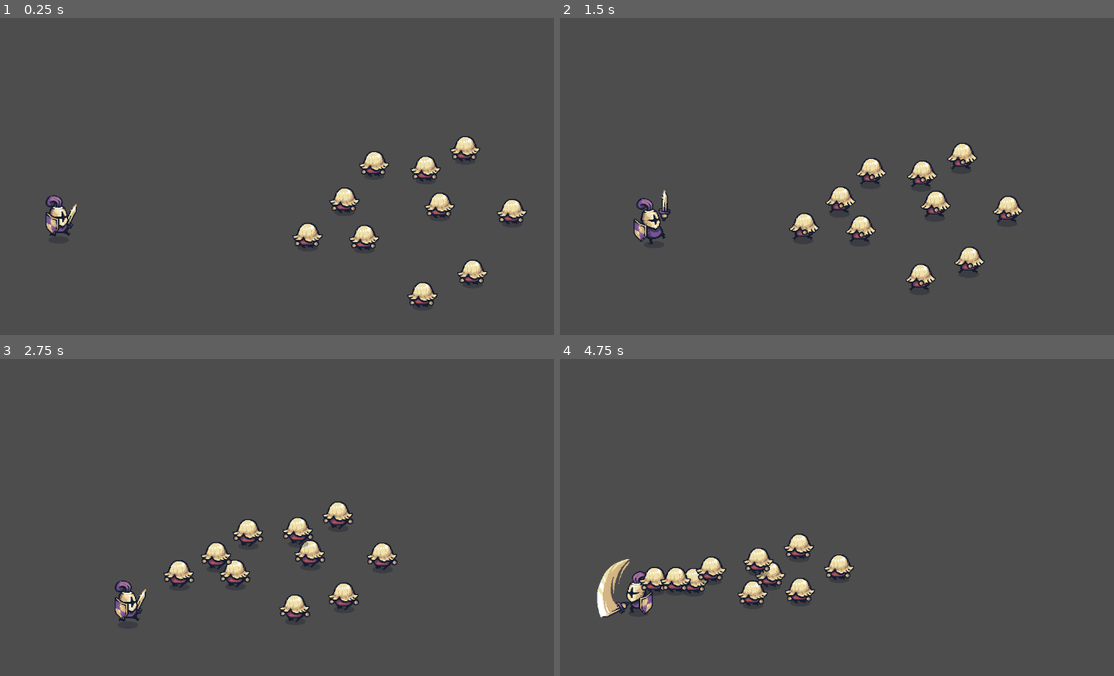
Above: before the commit, frames 1-4 (two rows, left to right).
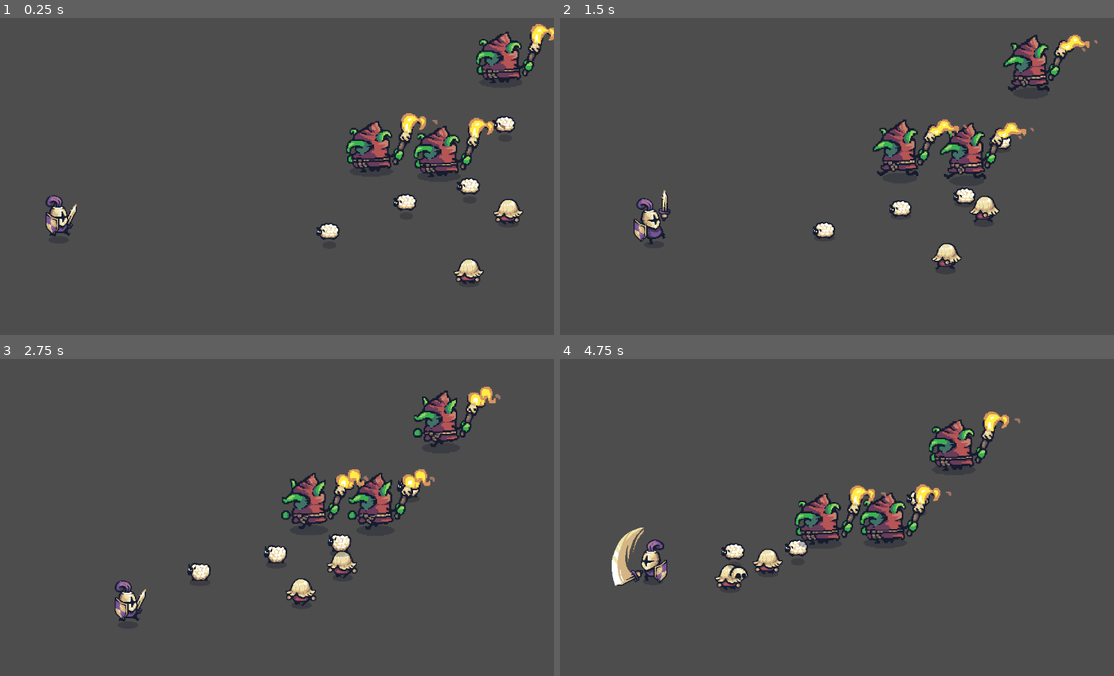
Above: after the commit, the same moments.

Repository: Tanielly-silva/trilha-godot
Game: Godot game, scene res://node_2d.tscn
Two runs of this game, one before a commit and one after it. Both use one fixed random seed, a clock stepped at 60 frames per second and the inputs below. This scene is started directly instead of the project's main scene.
Inputs (mouse positions are in pixels of both pictures, inside the frame that each line leads up to):
- Up to frame 1 (0.25 s): no input
- Up to frame 2 (1.5 s): move the mouse to (947, 151) at 0.52 s; hold D (mover_direita) 0.53-1.28 s; click (947, 151) at 0.6 s; move the mouse to (692, 182) at 1.27 s; hold S (mover_baixo) from 1.28 s (still down); click (692, 182) at 1.35 s
- Up to frame 3 (2.75 s): move the mouse to (315, 435) at 2.02 s; release S (mover_baixo) at 2.03 s; hold D (mover_direita) from 2.03 s (still down); click (315, 435) at 2.1 s
- Up to frame 4 (4.75 s): move the mouse to (787, 574) at 2.77 s; release D (mover_direita) at 2.78 s; hold W (mover_cima) 2.78-3.53 s; click (787, 574) at 2.85 s; move the mouse to (992, 558) at 3.52 s; hold A (mover_esquerda) from 3.53 s (still down); click (992, 558) at 3.6 s; move the mouse to (637, 457) at 4.27 s; click (637, 457) at 4.35 s

The runs differ from the first frame. In frame 1, 6.9% of the frame differs, in the area x 52-100%, y 1-92%; in frame 2, 7.4%; in frame 3, 8.0%; in frame 4, 8.8%, in the area x 6-84%, y 16-82%.

Commit message:
feat: criando novos inimigos, ovelhas e goblins
atualização dos scripts do player para receber danos.

Diff:
--- a/medieval-warrior/enemies/behavior/follow.gd
+++ b/medieval-warrior/enemies/behavior/follow.gd
@@ -1,6 +1,6 @@
 extends Node
 
-@export var speed = 1.0
+@export var speed : float = 1.0
 
 #@onready var sprite: AnimatedSprite2D = $AnimatedSprite2D
 
--- /dev/null
+++ b/medieval-warrior/enemies/goblin.tscn
@@ -0,0 +1,80 @@
+[gd_scene load_steps=13 format=3 uid="uid://ccq02pgwxymsd"]
+
+[ext_resource type="Script" uid="uid://dn24flhrda85b" path="res://enemies/enemy.gd" id="1_87tty"]
+[ext_resource type="PackedScene" uid="uid://c2oclyltpm0k" path="res://misc/sckull.tscn" id="2_kcl7o"]
+[ext_resource type="Texture2D" uid="uid://c0rx8v4ijl3ge" path="res://addons/Tiny Swords/Factions/Goblins/Troops/Torch/Red/Torch_Red.png" id="3_87tty"]
+[ext_resource type="Script" uid="uid://coaum2tv5n5be" path="res://enemies/behavior/follow.gd" id="4_0o8a8"]
+
+[sub_resource type="CapsuleShape2D" id="CapsuleShape2D_13x4r"]
+radius = 29.0
+height = 74.0
+
+[sub_resource type="AtlasTexture" id="AtlasTexture_kcl7o"]
+atlas = ExtResource("3_87tty")
+region = Rect2(0, 192, 192, 192)
+
+[sub_resource type="AtlasTexture" id="AtlasTexture_1lwjo"]
+atlas = ExtResource("3_87tty")
+region = Rect2(192, 192, 192, 192)
+
+[sub_resource type="AtlasTexture" id="AtlasTexture_0o8a8"]
+atlas = ExtResource("3_87tty")
+region = Rect2(384, 192, 192, 192)
+
+[sub_resource type="AtlasTexture" id="AtlasTexture_xa8tl"]
+atlas = ExtResource("3_87tty")
+region = Rect2(576, 192, 192, 192)
+
+[sub_resource type="AtlasTexture" id="AtlasTexture_c52ly"]
+atlas = ExtResource("3_87tty")
+region = Rect2(768, 192, 192, 192)
+
+[sub_resource type="AtlasTexture" id="AtlasTexture_y1yvb"]
+atlas = ExtResource("3_87tty")
+region = Rect2(960, 192, 192, 192)
+
+[sub_resource type="SpriteFrames" id="SpriteFrames_74i12"]
+animations = [{
+"frames": [{
+"duration": 1.0,
+"texture": SubResource("AtlasTexture_kcl7o")
+}, {
+"duration": 1.0,
+"texture": SubResource("AtlasTexture_1lwjo")
+}, {
+"duration": 1.0,
+"texture": SubResource("AtlasTexture_0o8a8")
+}, {
+"duration": 1.0,
+"texture": SubResource("AtlasTexture_xa8tl")
+}, {
+"duration": 1.0,
+"texture": SubResource("AtlasTexture_c52ly")
+}, {
+"duration": 1.0,
+"texture": SubResource("AtlasTexture_y1yvb")
+}],
+"loop": true,
+"name": &"default",
+"speed": 8.0
+}]
+
+[node name="Goblin" type="CharacterBody2D" groups=["enemyes"]]
+position = Vector2(438, 182)
+scale = Vector2(1.67667, 1.67667)
+motion_mode = 1
+script = ExtResource("1_87tty")
+health = 20
+death_prefab = ExtResource("2_kcl7o")
+
+[node name="CollisionShape2D" type="CollisionShape2D" parent="."]
+position = Vector2(0, -3)
+shape = SubResource("CapsuleShape2D_13x4r")
+
+[node name="AnimatedSprite2D" type="AnimatedSprite2D" parent="."]
+sprite_frames = SubResource("SpriteFrames_74i12")
+autoplay = "default"
+
+[node name="follow" type="Node" parent="."]
+script = ExtResource("4_0o8a8")
+speed = 0.5
--- a/medieval-warrior/enemies/pawns.tscn
+++ b/medieval-warrior/enemies/pawns.tscn
@@ -63,6 +63,7 @@
 position = Vector2(438, 182)
 motion_mode = 1
 script = ExtResource("1_3ei1y")
+health = 6
 death_prefab = ExtResource("2_oixp8")
 
 [node name="CollisionShape2D" type="CollisionShape2D" parent="."]
@@ -76,3 +77,4 @@
 
 [node name="follow" type="Node" parent="."]
 script = ExtResource("3_ex7vm")
+speed = 1.3
--- /dev/null
+++ b/medieval-warrior/enemies/sheep.tscn
@@ -0,0 +1,79 @@
+[gd_scene load_steps=13 format=3 uid="uid://b1jodf7m08wgj"]
+
+[ext_resource type="Script" uid="uid://dn24flhrda85b" path="res://enemies/enemy.gd" id="1_qa1ig"]
+[ext_resource type="PackedScene" uid="uid://c2oclyltpm0k" path="res://misc/sckull.tscn" id="2_4ya3h"]
+[ext_resource type="Texture2D" uid="uid://d2x0kicdu8oxh" path="res://addons/Tiny Swords/Resources/Sheep/HappySheep_Bouncing.png" id="3_qa1ig"]
+[ext_resource type="Script" uid="uid://coaum2tv5n5be" path="res://enemies/behavior/follow.gd" id="4_5l74e"]
+
+[sub_resource type="CapsuleShape2D" id="CapsuleShape2D_13x4r"]
+radius = 16.0
+height = 38.0
+
+[sub_resource type="AtlasTexture" id="AtlasTexture_4ya3h"]
+atlas = ExtResource("3_qa1ig")
+region = Rect2(0, 0, 128, 128)
+
+[sub_resource type="AtlasTexture" id="AtlasTexture_b7gr8"]
+atlas = ExtResource("3_qa1ig")
+region = Rect2(128, 0, 128, 128)
+
+[sub_resource type="AtlasTexture" id="AtlasTexture_5l74e"]
+atlas = ExtResource("3_qa1ig")
+region = Rect2(256, 0, 128, 128)
+
+[sub_resource type="AtlasTexture" id="AtlasTexture_rxsba"]
+atlas = ExtResource("3_qa1ig")
+region = Rect2(384, 0, 128, 128)
+
+[sub_resource type="AtlasTexture" id="AtlasTexture_aam4p"]
+atlas = ExtResource("3_qa1ig")
+region = Rect2(512, 0, 128, 128)
+
+[sub_resource type="AtlasTexture" id="AtlasTexture_syyfm"]
+atlas = ExtResource("3_qa1ig")
+region = Rect2(640, 0, 128, 128)
+
+[sub_resource type="SpriteFrames" id="SpriteFrames_74i12"]
+animations = [{
+"frames": [{
+"duration": 1.0,
+"texture": SubResource("AtlasTexture_4ya3h")
+}, {
+"duration": 1.0,
+"texture": SubResource("AtlasTexture_b7gr8")
+}, {
+"duration": 1.0,
+"texture": SubResource("AtlasTexture_5l74e")
+}, {
+"duration": 1.0,
+"texture": SubResource("AtlasTexture_rxsba")
+}, {
+"duration": 1.0,
+"texture": SubResource("AtlasTexture_aam4p")
+}, {
+"duration": 1.0,
+"texture": SubResource("AtlasTexture_syyfm")
+}],
+"loop": true,
+"name": &"default",
+"speed": 8.0
+}]
+
+[node name="Sheep" type="CharacterBody2D" groups=["enemyes"]]
+position = Vector2(438, 182)
+motion_mode = 1
+script = ExtResource("1_qa1ig")
+health = 1
+death_prefab = ExtResource("2_4ya3h")
+
+[node name="CollisionShape2D" type="CollisionShape2D" parent="."]
+position = Vector2(0, -5)
+shape = SubResource("CapsuleShape2D_13x4r")
+
+[node name="AnimatedSprite2D" type="AnimatedSprite2D" parent="."]
+sprite_frames = SubResource("SpriteFrames_74i12")
+autoplay = "default"
+frame_progress = 0.32147
+
+[node name="follow" type="Node" parent="."]
+script = ExtResource("4_5l74e")
--- a/medieval-warrior/node_2d.tscn
+++ b/medieval-warrior/node_2d.tscn
@@ -1,7 +1,9 @@
-[gd_scene load_steps=3 format=3 uid="uid://0lrtxh5ge855"]
+[gd_scene load_steps=5 format=3 uid="uid://0lrtxh5ge855"]
 
 [ext_resource type="PackedScene" uid="uid://d228nnr7rbm0k" path="res://player/playerroxo.tscn" id="1_wtcfe"]
 [ext_resource type="PackedScene" uid="uid://dv65a8ob1ayv8" path="res://enemies/pawns.tscn" id="2_0e48y"]
+[ext_resource type="PackedScene" uid="uid://b1jodf7m08wgj" path="res://enemies/sheep.tscn" id="3_epypp"]
+[ext_resource type="PackedScene" uid="uid://ccq02pgwxymsd" path="res://enemies/goblin.tscn" id="4_0hol4"]
 
 [node name="Node2D" type="Node2D"]
 
@@ -14,26 +16,23 @@
 [node name="Pawns2" parent="." instance=ExtResource("2_0e48y")]
 position = Vector2(1096, 410)
 
-[node name="Pawns3" parent="." instance=ExtResource("2_0e48y")]
-position = Vector2(923, 575)
+[node name="Sheep" parent="." instance=ExtResource("3_epypp")]
+position = Vector2(744, 464)
 
-[node name="Pawns4" parent="." instance=ExtResource("2_0e48y")]
-position = Vector2(812, 462)
+[node name="Sheep2" parent="." instance=ExtResource("3_epypp")]
+position = Vector2(892, 405)
 
-[node name="Pawns5" parent="." instance=ExtResource("2_0e48y")]
-position = Vector2(957, 398)
+[node name="Sheep3" parent="." instance=ExtResource("3_epypp")]
+position = Vector2(1082, 250)
 
-[node name="Pawns6" parent="." instance=ExtResource("2_0e48y")]
-position = Vector2(930, 324)
+[node name="Sheep4" parent="." instance=ExtResource("3_epypp")]
+position = Vector2(1014, 373)
 
-[node name="Pawns7" parent="." instance=ExtResource("2_0e48y")]
-position = Vector2(831, 314)
+[node name="Goblin" parent="." instance=ExtResource("4_0hol4")]
+position = Vector2(943, 289)
 
-[node name="Pawns8" parent="." instance=ExtResource("2_0e48y")]
-position = Vector2(703, 459)
+[node name="Goblin2" parent="." instance=ExtResource("4_0hol4")]
+position = Vector2(813, 279)
 
-[node name="Pawns9" parent="." instance=ExtResource("2_0e48y")]
-position = Vector2(774, 387)
-
-[node name="Pawns10" parent="." instance=ExtResource("2_0e48y")]
-position = Vector2(1006, 285)
+[node name="Goblin3" parent="." instance=ExtResource("4_0hol4")]
+position = Vector2(1062, 106)
--- a/medieval-warrior/player/playerroxo.gd
+++ b/medieval-warrior/player/playerroxo.gd
@@ -2,11 +2,13 @@
 
 @export var speed: float = 3
 @export var suwod_damage: int = 2
+@export var health: int = 100
+@export var death_prefab: PackedScene
 
 @onready var sprite: Sprite2D = $sprite
 @onready var animation_player: AnimationPlayer = $AnimationPlayer
 @onready var sword_area: Area2D = $Sword_Area
-
+@onready var hitbox_area: Area2D = $HitBoxArea2D
 var input_vector: Vector2 = Vector2(0,0)
 var is_running: bool = false
 var was_running: bool = false
@@ -28,6 +30,9 @@
 	play_run_idle_animation()
 	if not is_attacking:
 		rotate_sprite()
+
+		#processa dano
+		update_hitbox_detection(delta)
 
 func _physics_process(delta: float) -> void:
 
@@ -123,3 +128,38 @@
 		#enemy.damage(suwod_damage)
 	#print("Enemies", enemies.size())
 	pass
+
+func update_hitbox_detection(delta: float) -> void:
+	#Tempo para não receber danos
+	#Frequência(2x por segundo)
+	#HitBoxArea
+	var bodies = hitbox_area.get_overlapping_bodies()
+	for body in bodies:
+		if body.is_in_group("enemyes"):
+			var enemy: Enemy = body
+			var damage_amount = 1
+			damage(damage_amount)
+
+	pass
+
+func damage(amount: int) -> void:
+	health -= amount
+	print("Player atingido",amount,". Avida total é", health)
+
+	#Receber dano
+	modulate = Color.RED
+	var tween = create_tween()
+	tween.set_ease(Tween.EASE_IN)
+	tween.set_trans(Tween.TRANS_QUINT)
+	tween.tween_property(self, "modulate", Color.WHITE, 0.3)
+
+	if health <= 0:
+		die()
+
+func die() -> void:
+	if death_prefab:
+		var death_object = death_prefab.instantiate()
+		death_object.position = position
+		get_parent().add_child(death_object)
+
+	queue_free()
--- a/medieval-warrior/player/playerroxo.tscn
+++ b/medieval-warrior/player/playerroxo.tscn
@@ -278,7 +278,10 @@
 }
 
 [sub_resource type="CircleShape2D" id="CircleShape2D_rps2h"]
-radius = 72.0278
+radius = 124.579
+
+[sub_resource type="CircleShape2D" id="CircleShape2D_52gwc"]
+radius = 43.0
 
 [node name="playerroxo" type="CharacterBody2D"]
 position = Vector2(128, 212)
@@ -305,6 +308,13 @@
 position = Vector2(0, 55)
 
 [node name="CollisionShape2D" type="CollisionShape2D" parent="Sword_Area"]
-position = Vector2(14, -26)
+position = Vector2(7, -20)
 shape = SubResource("CircleShape2D_rps2h")
 debug_color = Color(0.864218, 0.000607988, 0.866462, 0)
+
+[node name="HitBoxArea2D" type="Area2D" parent="."]
+position = Vector2(0, 30)
+
+[node name="CollisionShape2D" type="CollisionShape2D" parent="HitBoxArea2D"]
+shape = SubResource("CircleShape2D_52gwc")
+debug_color = Color(0.996078, 0, 0.156863, 0)
Not shown: 1 places in medieval-warrior/player/playerroxo.tscn that only renumber resources
